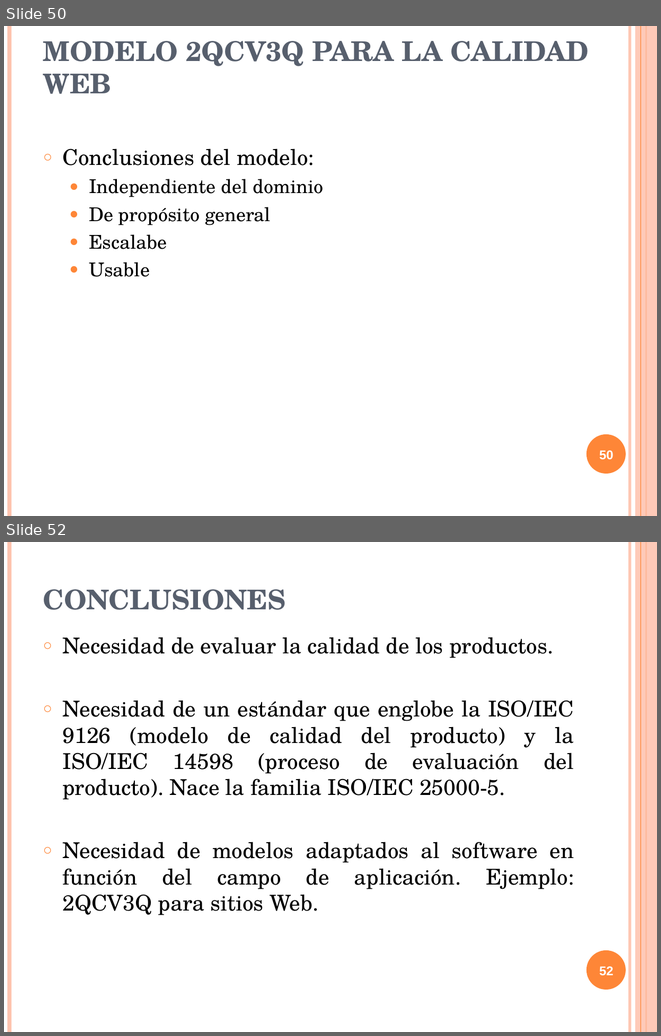
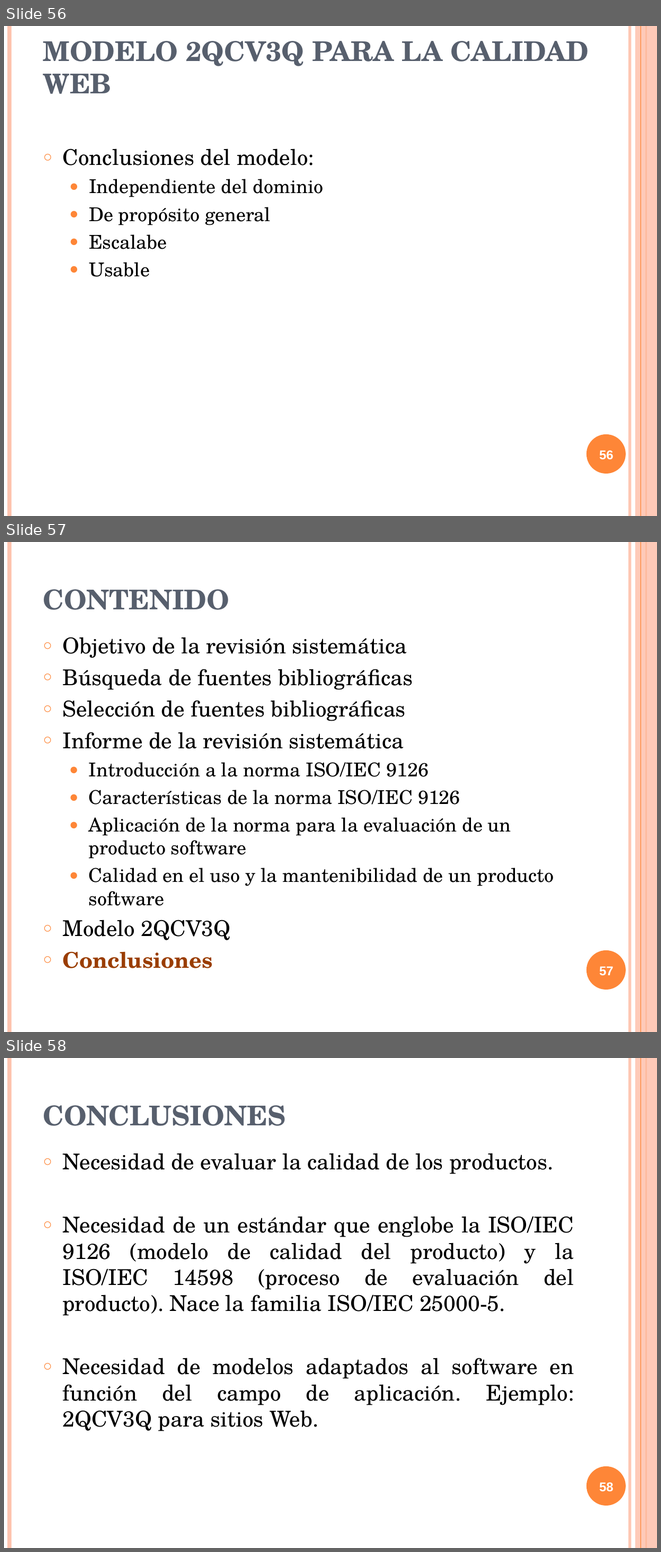
Before and after one commit to txedo/isi-auditoria, a slide deck: calidad/Trabajo/presentacion/presentacionCalidad.ppt. Shown one above the other, each under a label of ours: slides 50 and 52 before the commit, slides 56, 57 and 58 after it; the slides between them are not shown. The pictures are 661x1036 and 661x1552 pixels, drawn with LibreOffice and Linux fonts; fonts in the diff are those of the drawing. Boxes give left, top, right and bottom in pixels: in the first picture for what was removed or moved away, otherwise in the second. Text is boxed around its words. In the diff, an @@ line names an element or a change of style, - is before the commit and + after.

```diff
--- a/calidad/Trabajo/presentacion/presentacionCalidad.ppt
+++ b/calidad/Trabajo/presentacion/presentacionCalidad.ppt
@@ slide 57 added at [4, 542, 657, 1032], background #FFFFFF; not listed: 6 template elements that a slide beside it also shows @@
@@ title added at [43, 589, 230, 610], 30 pt, text #575F6D, bold @@
+CONTENIDO
@@ text added at [62, 637, 554, 968], 21 pt, text #000000 @@
+○ Objetivo de la revisión sistemática
+○ Búsqueda de fuentes bibliográficas
+○ Selección de fuentes bibliográficas
+○ Informe de la revisión sistemática
+  ● Introducción a la norma ISO/IEC 9126
+  ● Características de la norma ISO/IEC 9126
+  ● Aplicación de la norma para la evaluación de un producto software
+  ● Calidad en el uso y la mantenibilidad de un producto software
+○ Modelo 2QCV3Q
+○ Conclusiones
@@ page number added at [599, 966, 614, 976], 14 pt, text #FFFFFF, bold @@
+57
@@ what was slide 50 is now slide 56 @@
@@ page number at [599, 450, 614, 460]: text changed @@
-50
+56
@@ what was slide 52 is now slide 58 @@
@@ page number at [599, 1482, 614, 1492]: text changed @@
-52
+58
```
Also in this commit, not shown: 10 slides changed, 6 other slides added, 1 slide removed.
